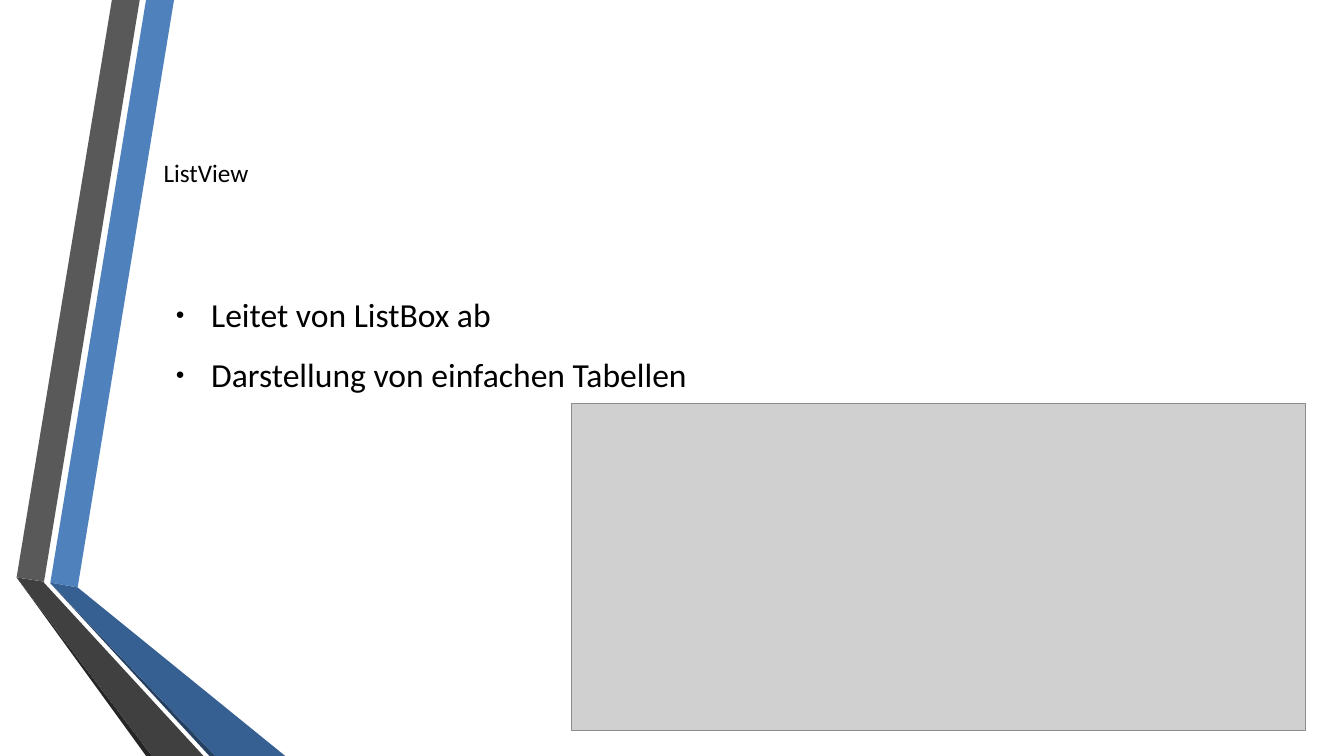
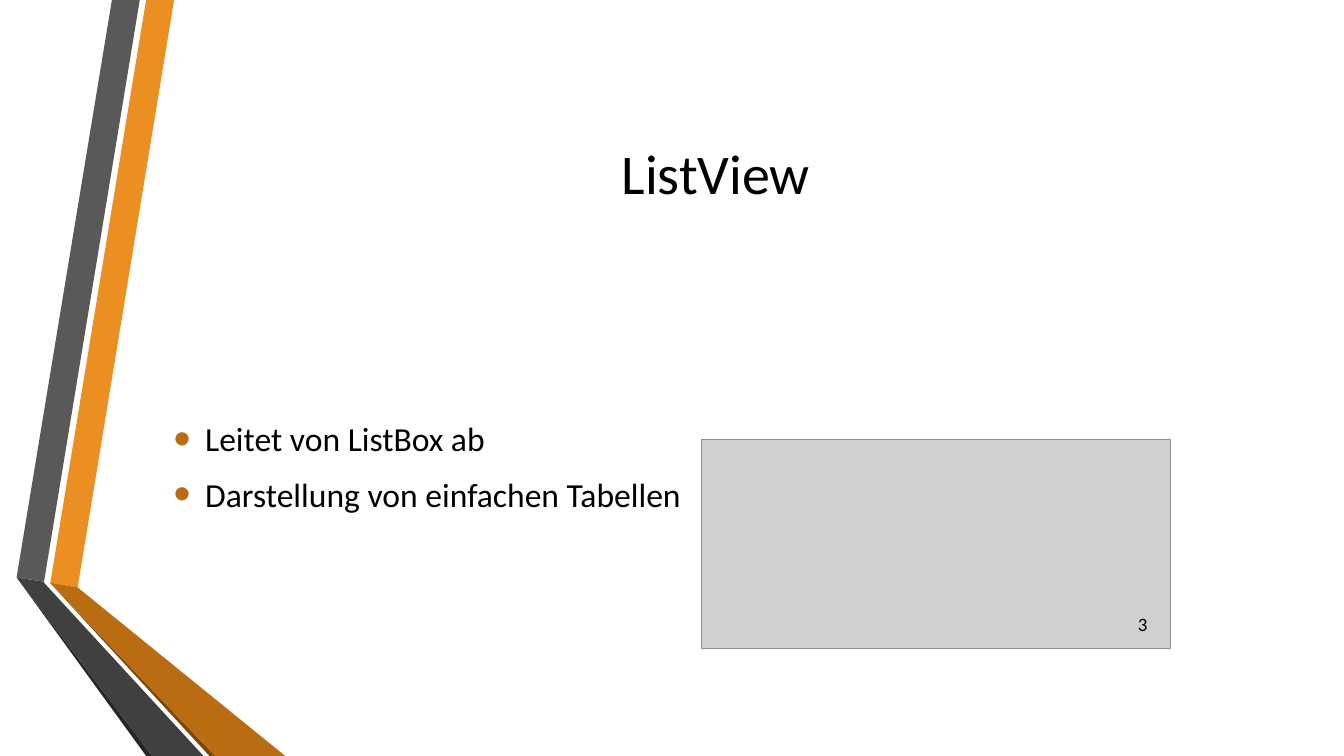
Before and after one commit to Ailer/WPF_MVVM, a slide deck: slide 15 of WPF + MVVM.pptx. Drawn at 1344x756 pixels with LibreOffice and Linux fonts; fonts in the diff are those of the drawing; grey boxes stand for pictures; background and template pictures are left out. Boxes give left, top, right and bottom in pixels: in the first picture for what was removed or moved away, otherwise in the second. Text is boxed around its words. In the diff, an @@ line names an element or a change of style, - is before the commit and + after.

```diff
--- a/WPF + MVVM.pptx
+++ b/WPF + MVVM.pptx
@@ freeform shape at [50,0,174,588]: fill #4F81BD to #EB8F22 @@
@@ title "ListView" at [622,155,810,195]: size 18 to 40 pt; alignment left to centre @@
@@ text "Leitet von ListBox ab" at [205,427,681,513]: bullet ● to •; less space between paragraphs; bullet colour #000000 to #B96C11; vertical alignment top to middle @@
@@ picture removed at [572,403,1306,730] @@
@@ picture added at [702,440,1171,648] @@
@@ freeform shape at [50,583,285,756]: fill #376092 to #B96C11; outline redrawn @@
@@ freeform shape at [50,584,216,756]: fill #254061 to #7B480B; outline redrawn @@
@@ text added at [1138,619,1148,631], 13.5 pt, text #000000 @@
+3
```
Also in this commit, not shown: 18 other slides changed, 19 slides added, 1 slide removed.
